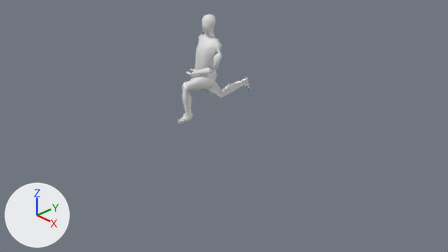
The Blender file Assets/Models/playermodel.blend as it was, and as the next commit left it.
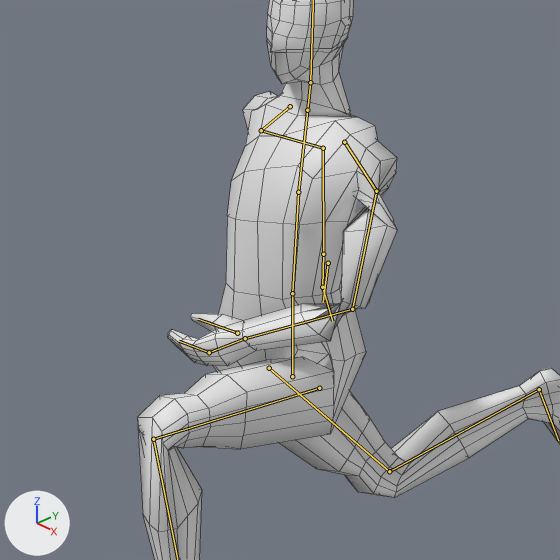
Each version is shown from the file's camera 'Camera', then close up on the part from 36% to 55% of the width and 8% to 43% of the height. The axes (+X, +Y, +Z) are drawn at lower left. The lights are the same throughout. Both versions are drawn at frame 70 of the action 'ArmatureAction'; the numbers are the values there. The bones that bend it are drawn over the model as lines in the close-ups. The close-ups show mesh edges as thin lines.
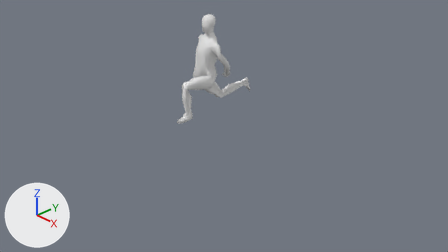
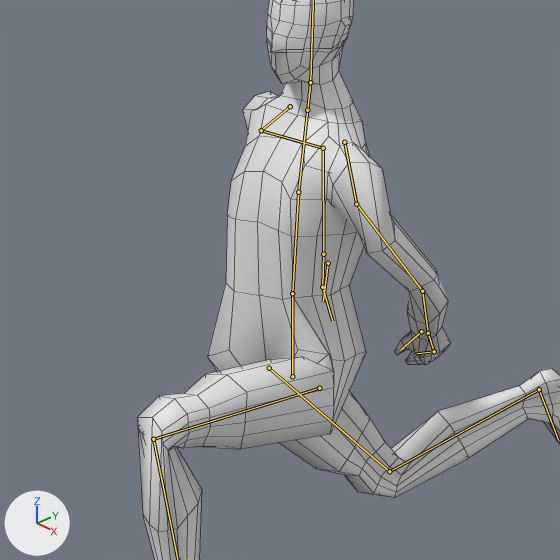
Where the change shows, as pixel boxes (x1, y1, x2, y2) in the close-ups (560 x 560 px):
'Cube', posed: (137, 0, 560, 560) in both
bone 'LShoulder', root to tip: before (344, 142) to (376, 191); after (344, 142) to (356, 204)
bone 'LUpperArm', root to tip: before (376, 191) to (352, 309); after (356, 204) to (422, 291)
bone 'LArm', root to tip: before (352, 309) to (245, 338); after (422, 291) to (428, 333)

What the commit changed:
Bone 'LShoulder' (bone_lshoulder) turns from (30, -78, -11) to (20, 2, 9) degrees about its own x, y and z.
Bone 'LUpperArm' (bone_lupperarm) turns from (-37, 173, 58) to (22, 35, 70) degrees about its own x, y and z.
Bone 'LArm' (bone_larm) turns from (141, -35, -92) to (-5, -47, -25) degrees about its own x, y and z.
